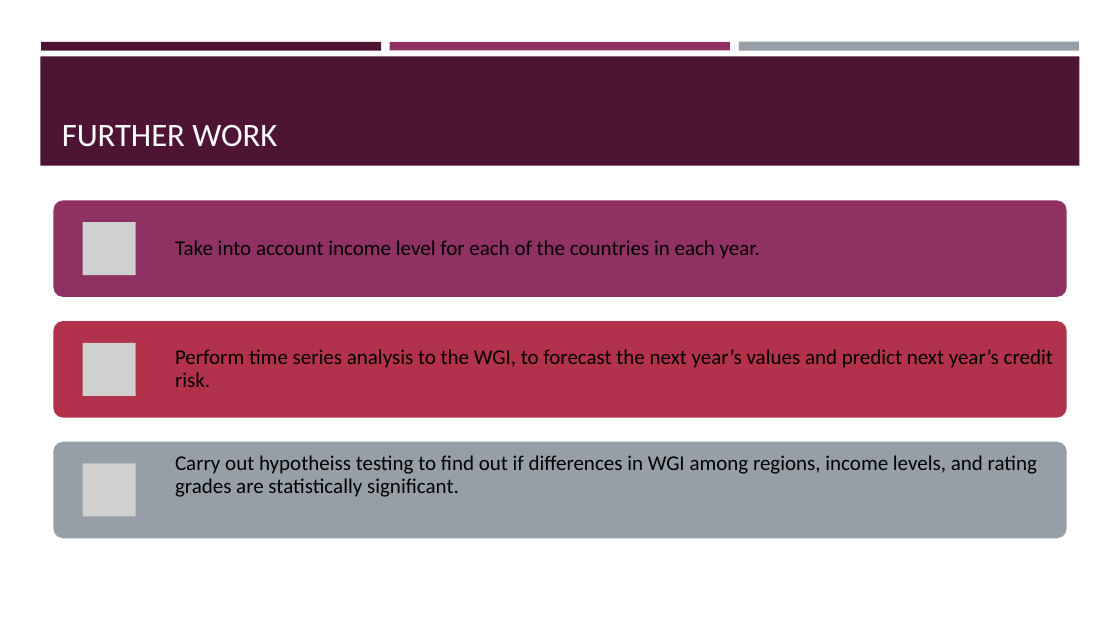
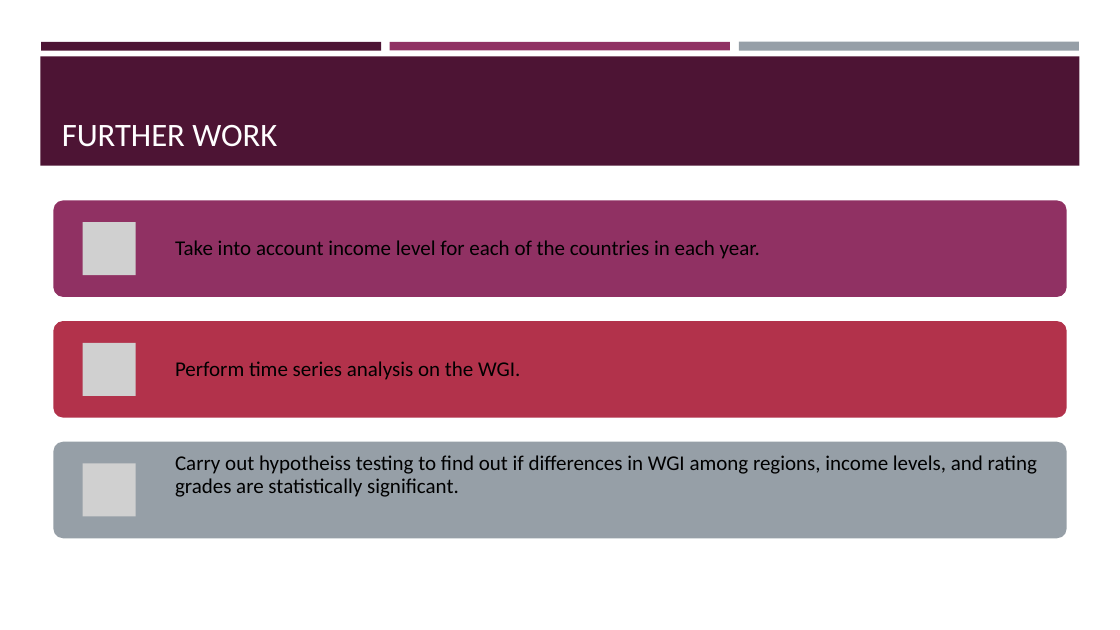
Before and after one commit to feraguilari/WorldBank_Capstone, a slide deck: slide 10 of presentation.pptx (slide 9 before the commit). Drawn at 1120x630 pixels with LibreOffice and Linux fonts; fonts in the diff are those of the drawing; grey boxes stand for pictures. Boxes give left, top, right and bottom in pixels: in the first picture for what was removed or moved away, otherwise in the second. Text is boxed around its words. In the diff, an @@ line names an element or a change of style, - is before the commit and + after.

Commit message:
Finished presentation

```diff
--- a/presentation.pptx
+++ b/presentation.pptx
@@ text at <box>175,361,520,380</box>: text changed @@
-Perform time series analysis to the WGI, to forecast the next year’s values and predict next year’s credit risk.
+Perform time series analysis on the WGI.
```
Also in this commit, not shown: 3 other slides changed, 1 slide added, 2 other files.
